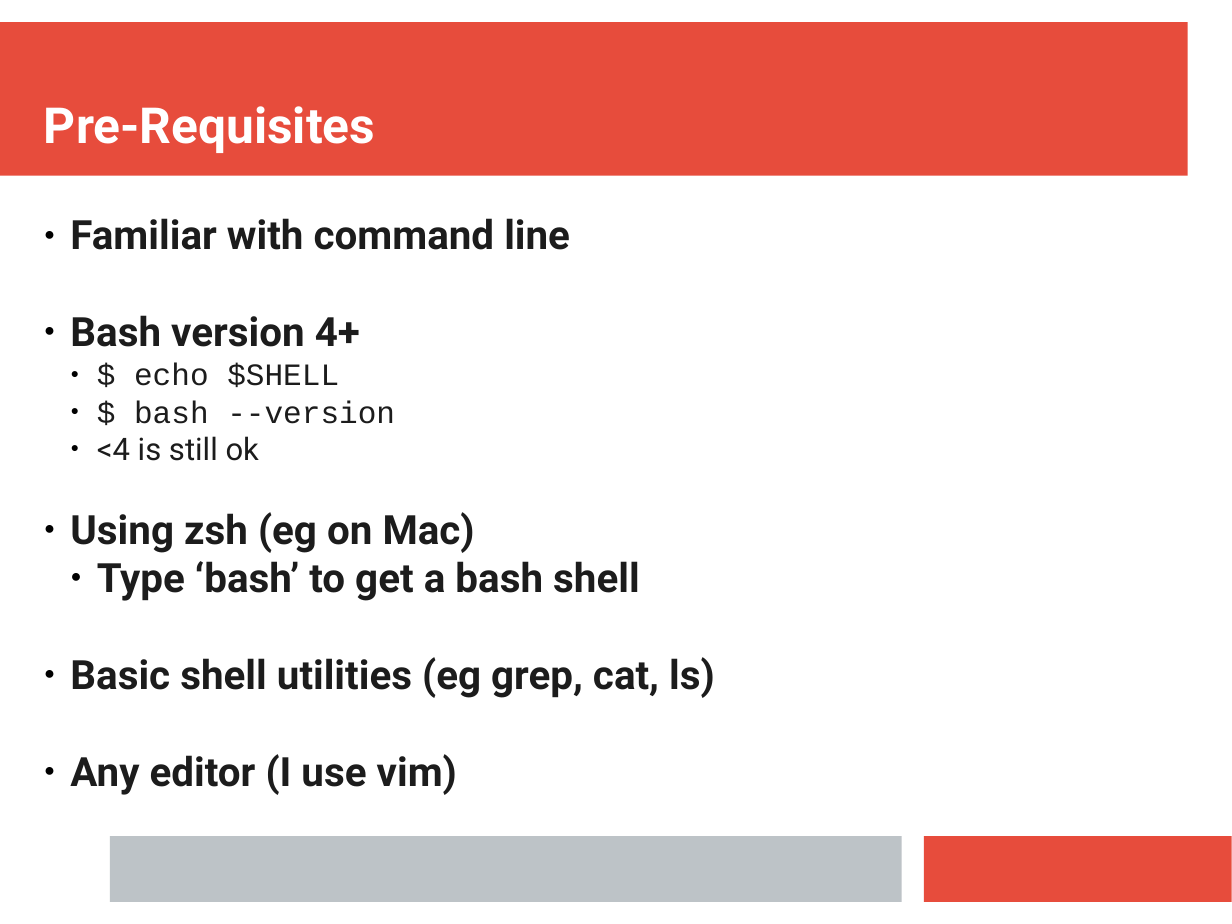
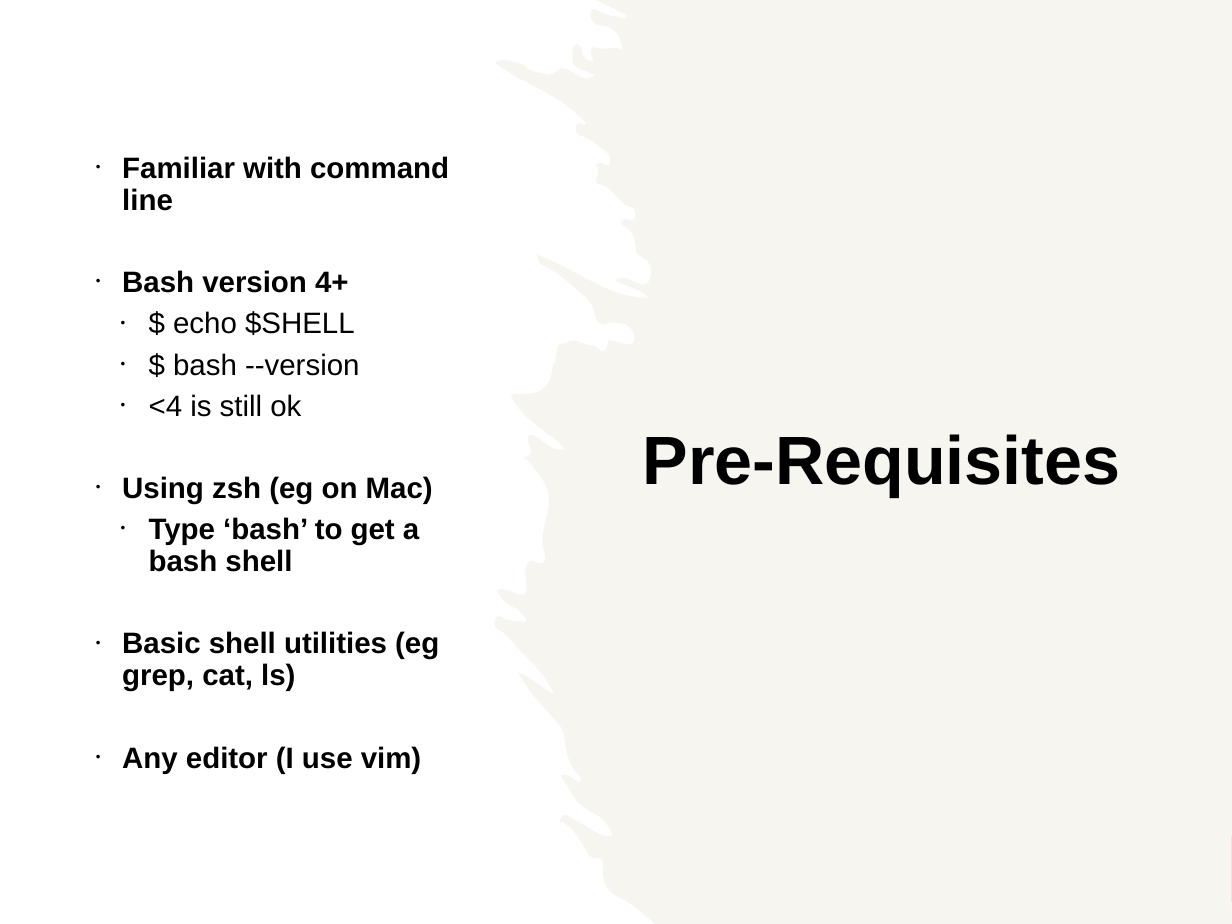
Before and after one commit to ianmiell/introduction-to-bash, a slide deck: slide 4 of slides/introduction_to_bash.pptx. Drawn at 1232x924 pixels with LibreOffice and Linux fonts; fonts in the diff are those of the drawing. Boxes give left, top, right and bottom in pixels: in the first picture for what was removed or moved away, otherwise in the second. Text is boxed around its words. In the diff, an @@ line names an element or a change of style, - is before the commit and + after.

```diff
--- a/slides/introduction_to_bash.pptx
+++ b/slides/introduction_to_bash.pptx
@@ rectangle added at (0, 0, 1232, 924), fill #FFFFFF @@
@@ freeform shape added at (494, 0, 1232, 924), fill #EEECE1 at 50% opacity @@
@@ text "Familiar with command line": place and size @@
-text "Familiar with command line" at (70, 218, 715, 795)
+text "Familiar with command line" at (122, 156, 449, 773)
@@ text "Familiar with command line" at (122, 156, 449, 773): size 26 to 19 pt in "Familiar with command line", "Bash version 4+", "Using zsh (eg on Mac)", "Type ‘bash’ to get a bash shell" and 2 more places; font Roboto to Arial in "Familiar with command line", "Bash version 4+", "<4 is still ok", "Using zsh (eg on Mac)" and 3 more places; text colour #1C1C1C to #000000; size 20 to 19 pt in "$ echo $SHELL", "$ bash --version", "<4 is still ok"; font Courier New to Arial in "$ echo $SHELL", "$ bash --version"; bullet ● to •; line spacing 1 to 0.9; more space between paragraphs; vertical alignment top to middle @@
@@ text "Pre-Requisites": place and size @@
-text "Pre-Requisites" at (44, 106, 375, 153)
+text "Pre-Requisites" at (643, 434, 1121, 496)
@@ text "Pre-Requisites" at (643, 434, 1121, 496): size 32 to 44 pt, font Roboto to Arial, text colour #FFFFFF to #000000; line spacing 1 to 0.9; more space between paragraphs; vertical alignment bottom to middle @@
@@ rectangle removed at (110, 836, 901, 902) @@
```
Also in this commit, not shown: 58 other slides changed, 2 slides added, 6 slides removed, 1 other file.
